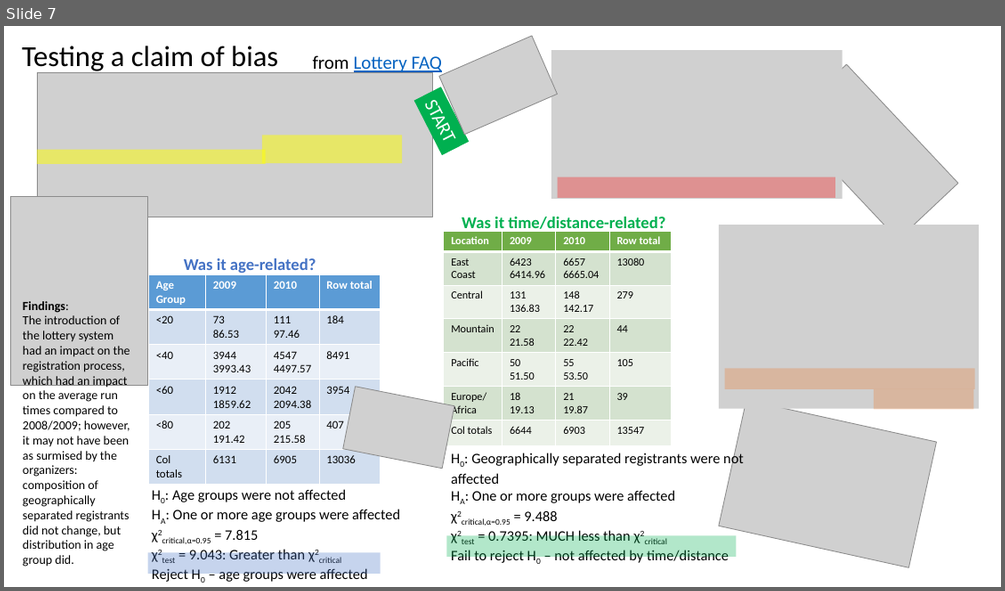
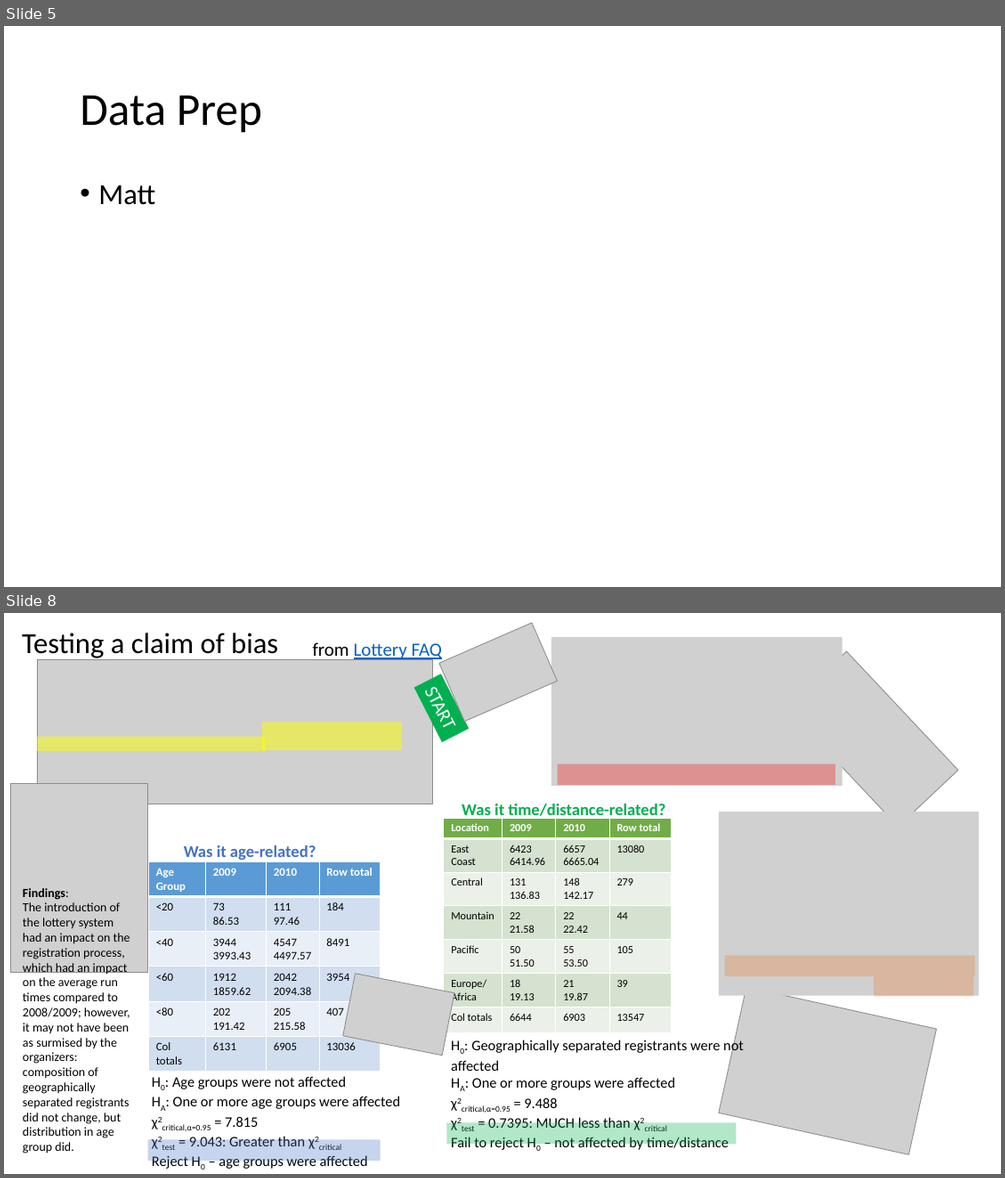
Before and after one commit to elkinst65/QTW_08, a slide deck: infographic.pptx. Shown one above the other, each under a label of ours: slide 7 before the commit, slides 5 and 8 after it; the slides between them are not shown. The pictures are 1005x591 and 1005x1178 pixels, drawn with LibreOffice and Linux fonts; fonts in the diff are those of the drawing; grey boxes stand for pictures. Boxes give left, top, right and bottom in pixels: in the first picture for what was removed or moved away, otherwise in the second. Text is boxed around its words. In the diff, an @@ line names an element or a change of style, - is before the commit and + after.

```diff
--- a/infographic.pptx
+++ b/infographic.pptx
@@ slide 5 added at bbox=[4, 26, 1001, 587], background #FFFFFF @@
@@ title added at bbox=[80, 95, 262, 133], 44 pt, text #000000 @@
+Data Prep
@@ text added at bbox=[98, 185, 155, 205], 28 pt, text #000000 @@
+• Matt
@@ what was slide 7 is now slide 8 @@
```
Also in this commit, not shown: 6 slides changed.
